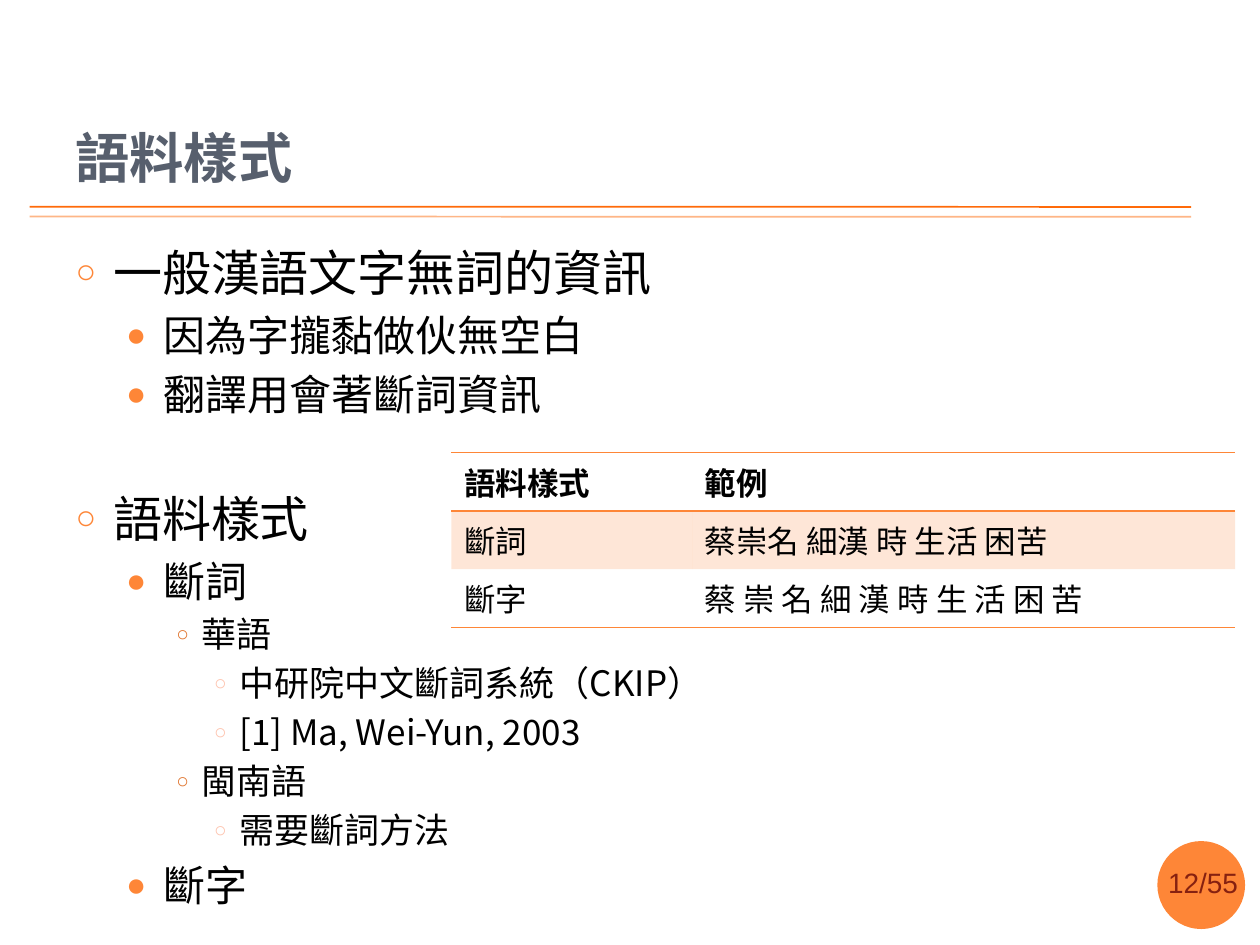
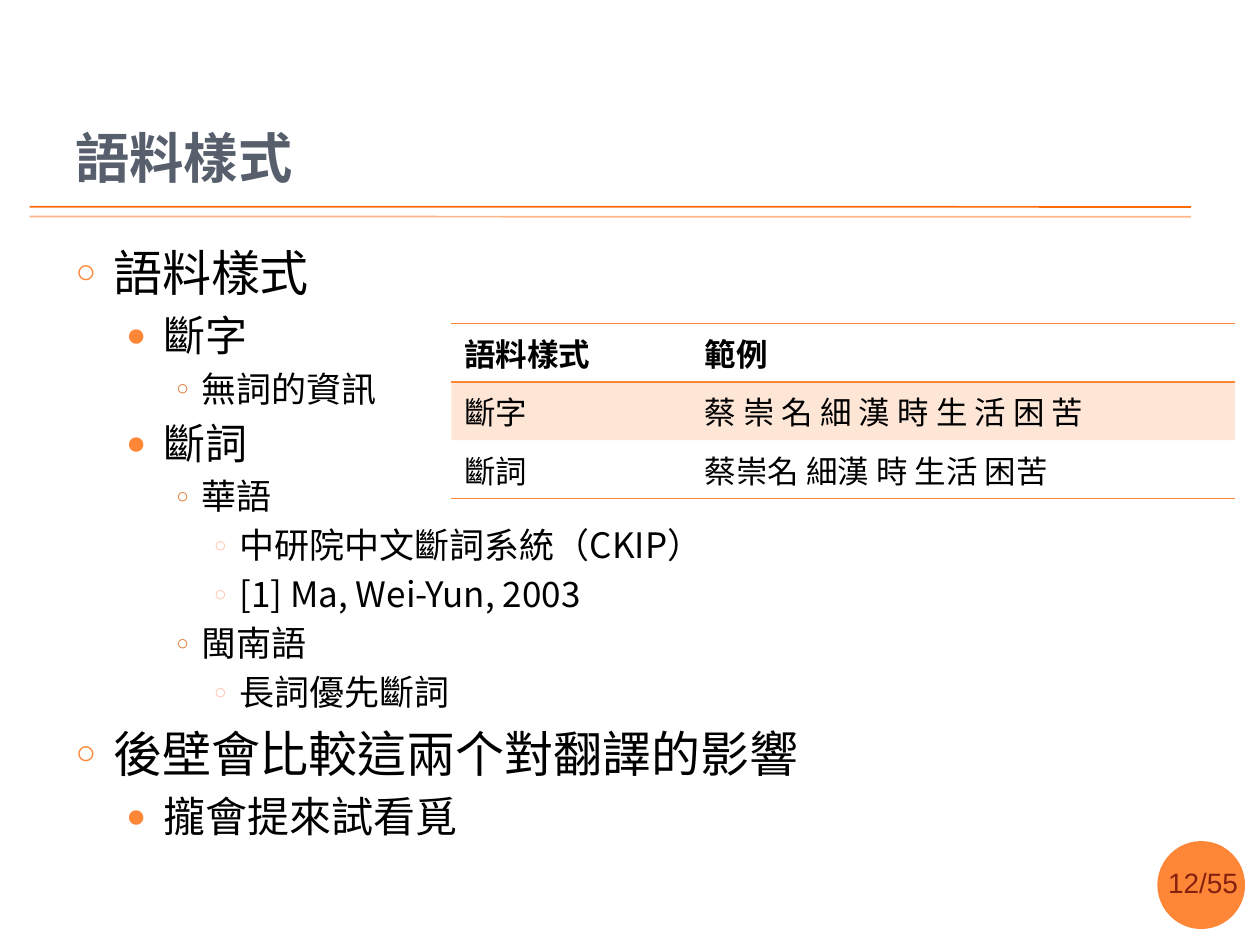
Before and after one commit to sih4sing5hong5/po3-ko3_tau5-iann2-phinn3, a slide deck: slide 12 of 翻譯報告.pptx. Drawn at 1260x945 pixels with LibreOffice and Linux fonts; fonts in the diff are those of the drawing; background and template pictures are left out. Boxes give left, top, right and bottom in pixels: in the first picture for what was removed or moved away, otherwise in the second. Text is boxed around its words. In the diff, an @@ line names an element or a change of style, - is before the commit and + after.

```diff
--- a/翻譯報告.pptx
+++ b/翻譯報告.pptx
@@ text at box(113, 249, 651, 414): paragraphs removed @@
-○ 一般漢語文字無詞的資訊
-  ● 因為字攏黏做伙無空白
-  ● 翻譯用會著斷詞資訊
@@ text at box(164, 315, 377, 405): paragraphs added @@
+  ● 斷字
+    ○ 無詞的資訊
@@ table at box(451, 324, 1235, 490) @@
+row 2: 斷字 | 蔡 崇 名 細 漢 時 生 活 困 苦
-row 3: 斷字 | 蔡 崇 名 細 漢 時 生 活 困 苦
@@ table: place and size @@
-table at box(451, 452, 1235, 618)
+table at box(451, 324, 1235, 490)
@@ text at box(113, 675, 798, 836): text changed; size 20 to 28 pt @@
-      ○ 需要斷詞方法
-  ● 斷字
+      ○ 長詞優先斷詞
+○ 後壁會比較這兩个對翻譯的影響
+  ● 攏會提來試看覓
```
Also in this commit, not shown: 11 other slides changed, 2 slides removed.
